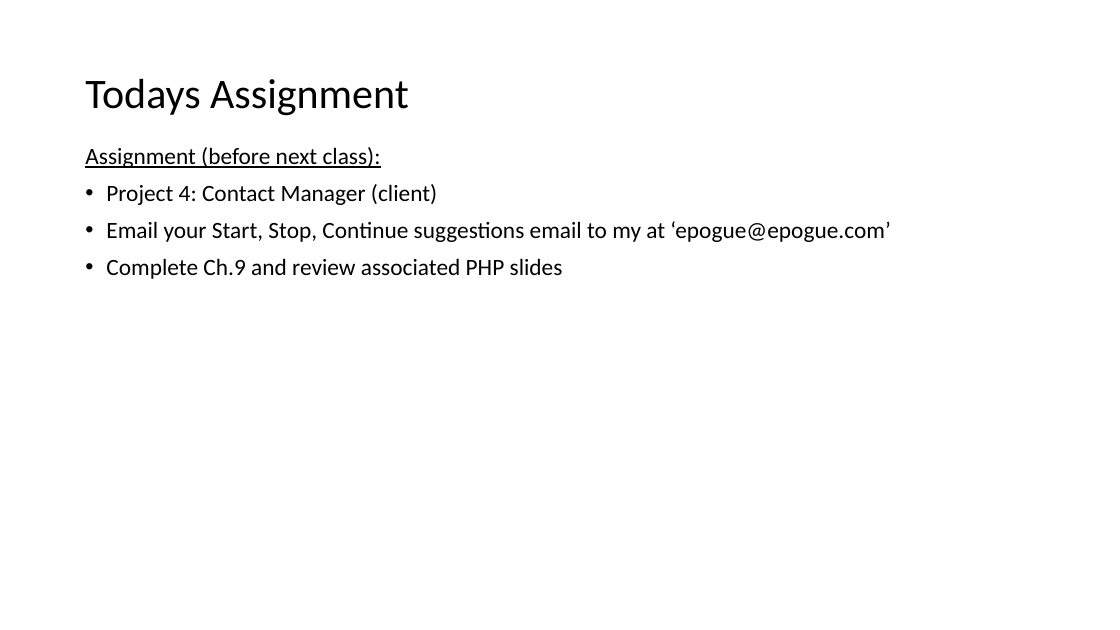
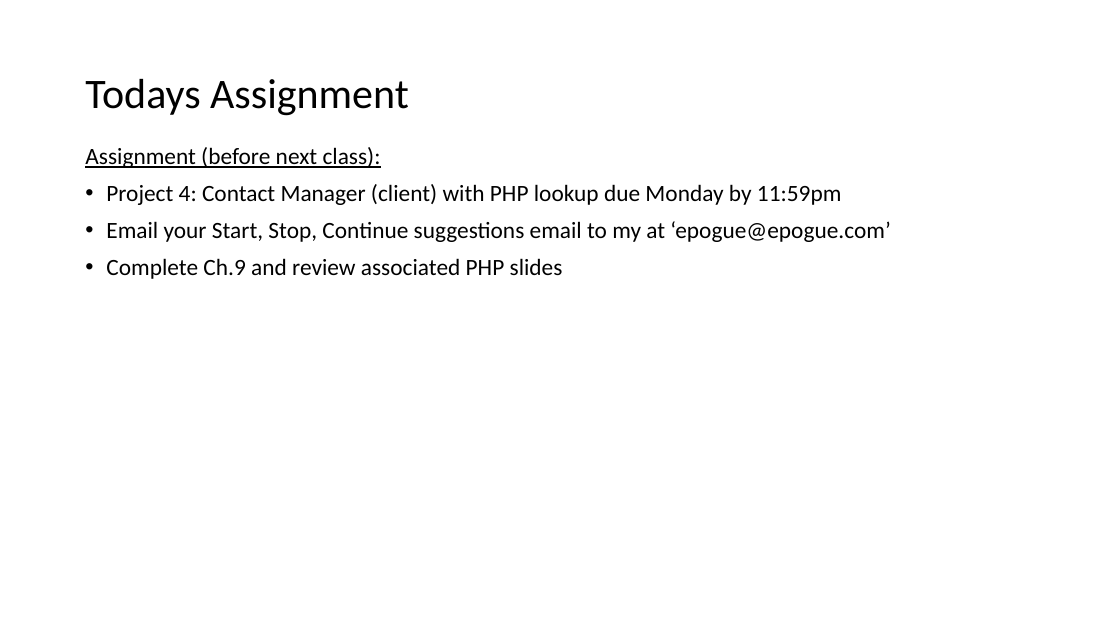
Before and after one commit to EricJPogue/www-epogue-info, a slide deck: slide 4 of CPSC-24700/Presentations/session-30.pptx. Drawn at 1120x630 pixels with LibreOffice and Linux fonts; fonts in the diff are those of the drawing. Boxes give left, top, right and bottom in pixels: in the first picture for what was removed or moved away, otherwise in the second. Text is boxed around its words. In the diff, an @@ line names an element or a change of style, - is before the commit and + after.

```diff
--- a/CPSC-24700/Presentations/session-30.pptx
+++ b/CPSC-24700/Presentations/session-30.pptx
@@ text at (x1=106, y1=184, x2=841, y2=205): text changed @@
-• Project 4: Contact Manager (client)
+• Project 4: Contact Manager (client) with PHP lookup due Monday by 11:59pm
```
Also in this commit, not shown: 1 other file.
